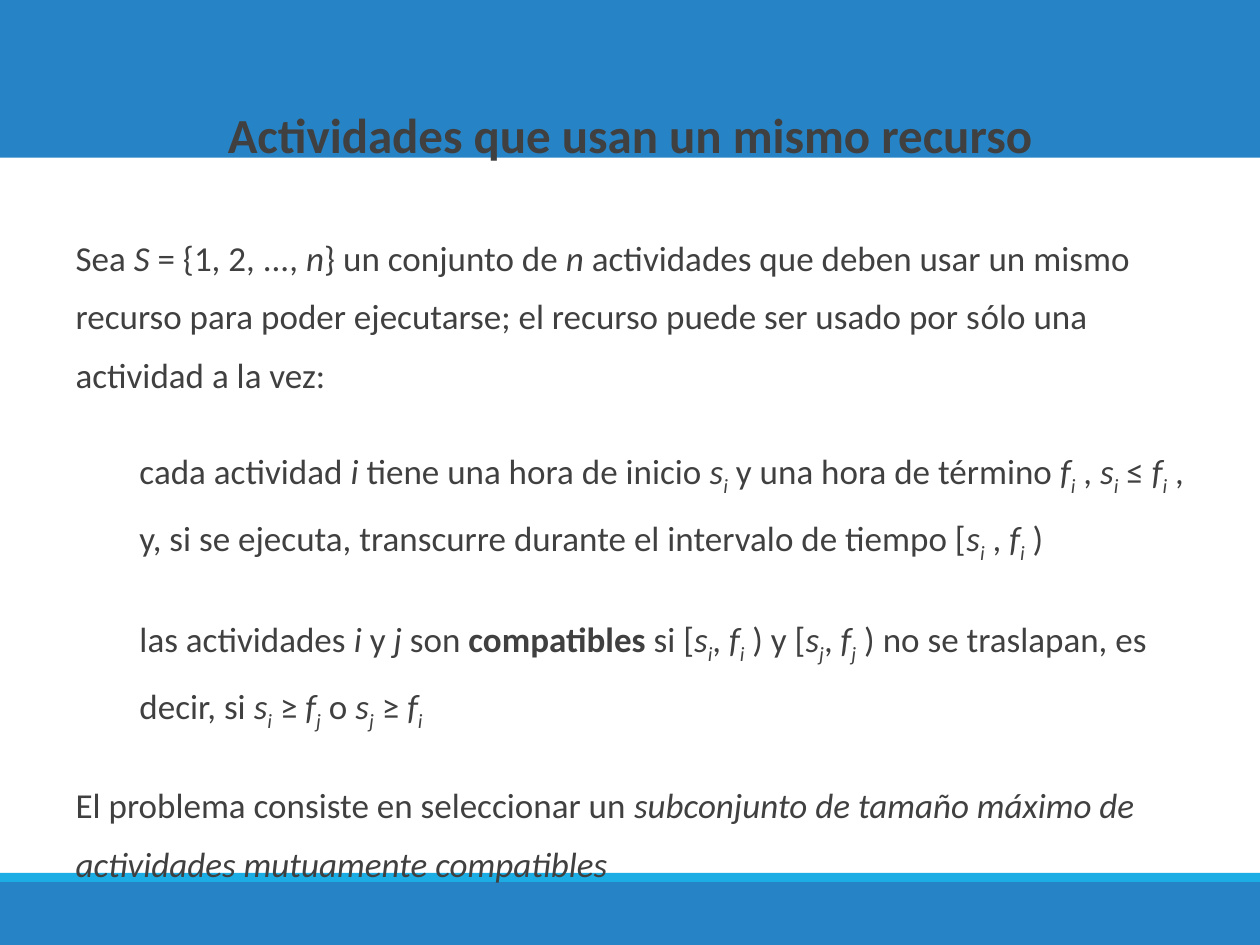
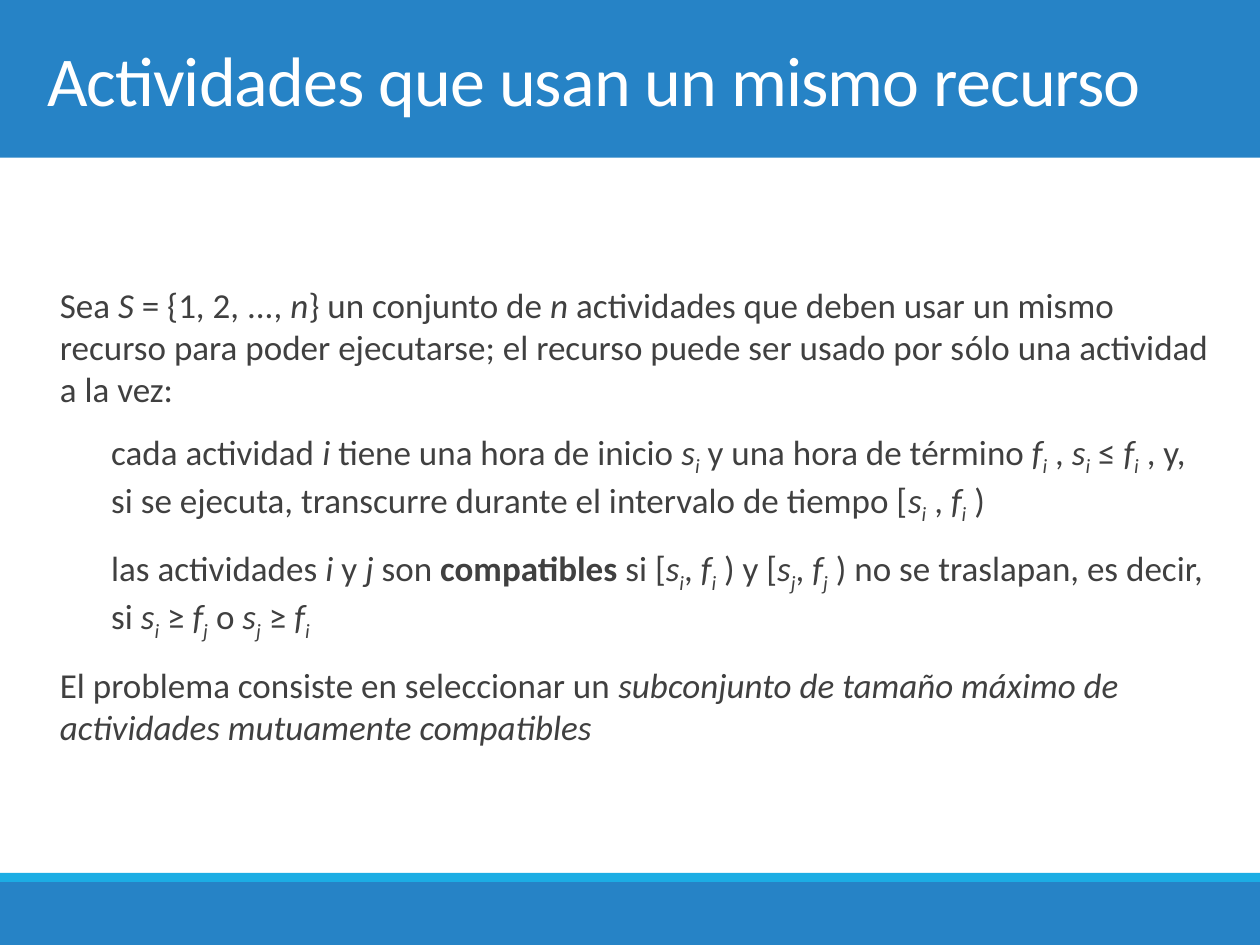
Before and after one commit to chris-carstens/2020-2, a slide deck: slide 33 of Clases/17 - Prim/17. Prim & Algoritmos Codiciosos.pptx (slide 29 before the commit). Drawn at 1260x945 pixels with LibreOffice and Linux fonts; fonts in the diff are those of the drawing. Boxes give left, top, right and bottom in pixels: in the first picture for what was removed or moved away, otherwise in the second. Text is boxed around its words. In the diff, an @@ line names an element or a change of style, - is before the commit and + after.

```diff
--- a/Clases/17 - Prim/17. Prim & Algoritmos Codiciosos.pptx
+++ b/Clases/17 - Prim/17. Prim & Algoritmos Codiciosos.pptx
@@ title added at bbox=[47, 57, 1141, 118], 40 pt, text #FFFFFF @@
+Actividades que usan un mismo recurso
@@ text at bbox=[228, 118, 1032, 165]: paragraph removed @@
-Actividades que usan un mismo recurso
@@ text "Sea S = {1, 2, ...": place and size @@
-text "Sea S = {1, 2, ..." at bbox=[76, 118, 1146, 886]
+text "Sea S = {1, 2, ..." at bbox=[60, 292, 1207, 746]
@@ text "Sea S = {1, 2, ..." at bbox=[60, 292, 1207, 746]: bullet none to  ; line spacing 1.4 to 1; less space between paragraphs @@
```
Also in this commit, not shown: 7 other slides changed, 4 slides added, 1 slide removed, 3 other files.
